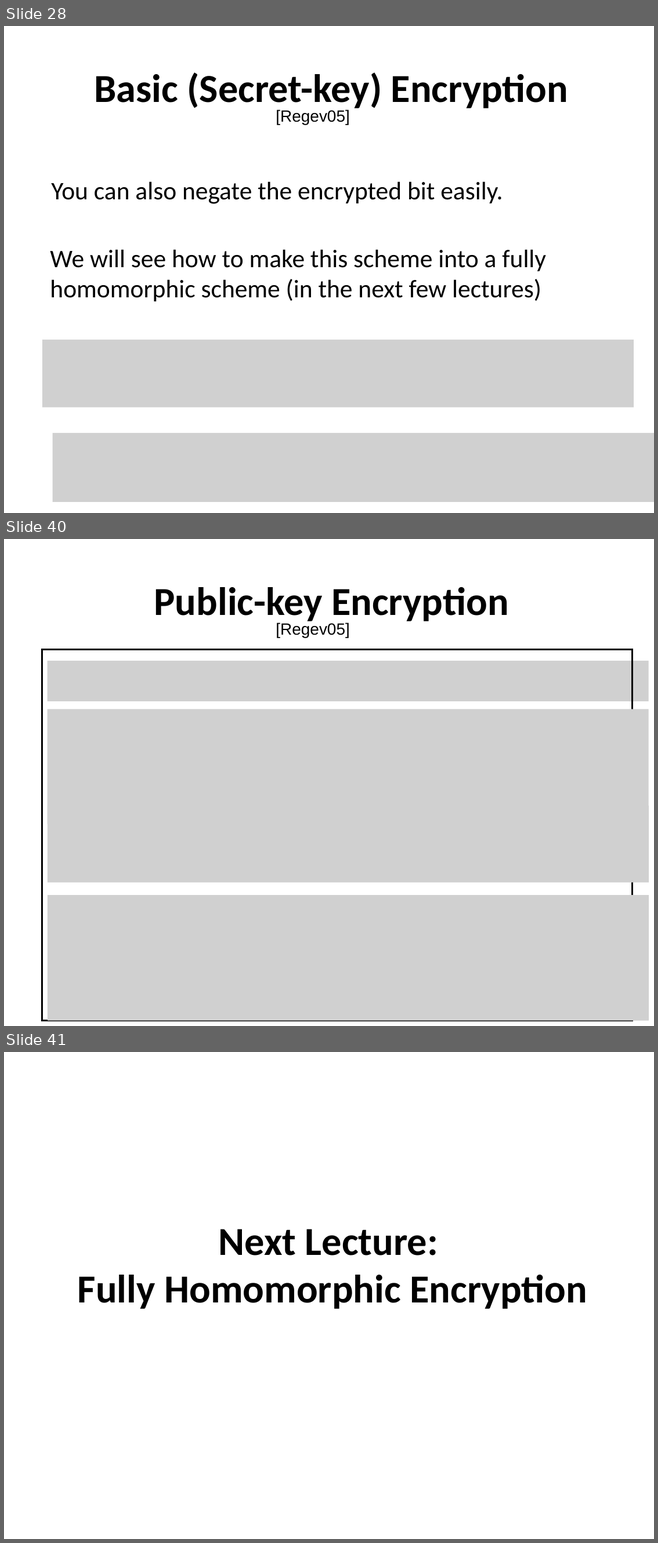
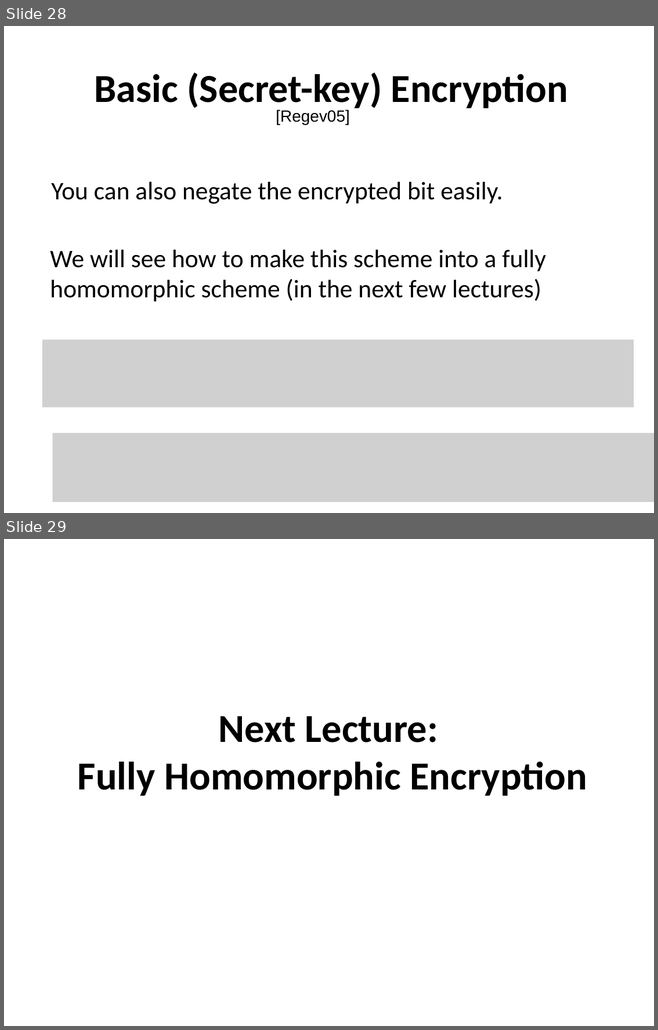
Before and after one commit to mit6875/mit6875.github.io, a slide deck: SLIDES/lec18.pptx. Shown one above the other, each under a label of ours: slides 28, 40 and 41 before the commit, slides 28 and 29 after it; the slides between them are not shown. The pictures are 658x1543 and 658x1030 pixels, drawn with LibreOffice and Linux fonts; fonts in the diff are those of the drawing; grey boxes stand for pictures. Boxes give left, top, right and bottom in pixels: in the first picture for what was removed or moved away, otherwise in the second. Text is boxed around its words. In the diff, an @@ line names an element or a change of style, - is before the commit and + after.

```diff
--- a/SLIDES/lec18.pptx
+++ b/SLIDES/lec18.pptx
@@ slide 40 removed at bbox=[4, 539, 654, 1026], background #FFFFFF @@
@@ title removed at bbox=[154, 587, 509, 624] @@
-Public-key Encryption
@@ text removed at bbox=[275, 623, 350, 638] @@
-[Regev05]
@@ rectangle removed at bbox=[42, 649, 632, 1021] @@
@@ picture removed at bbox=[48, 660, 648, 701] @@
@@ picture removed at bbox=[48, 709, 648, 824] @@
@@ picture removed at bbox=[48, 806, 648, 882] @@
@@ picture removed at bbox=[48, 895, 648, 1021] @@
@@ what was slide 41 is now slide 29 @@
```
Also in this commit, not shown: 11 other slides removed, 1 other file.
